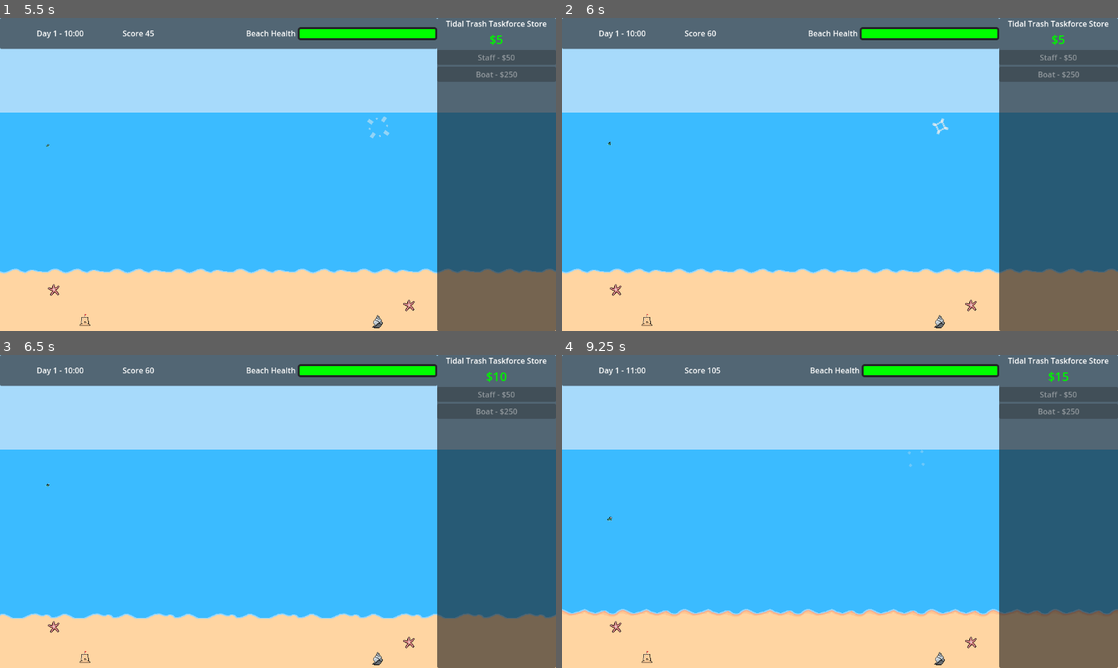
Above: before the commit, frames 1-4 (two rows, left to right).
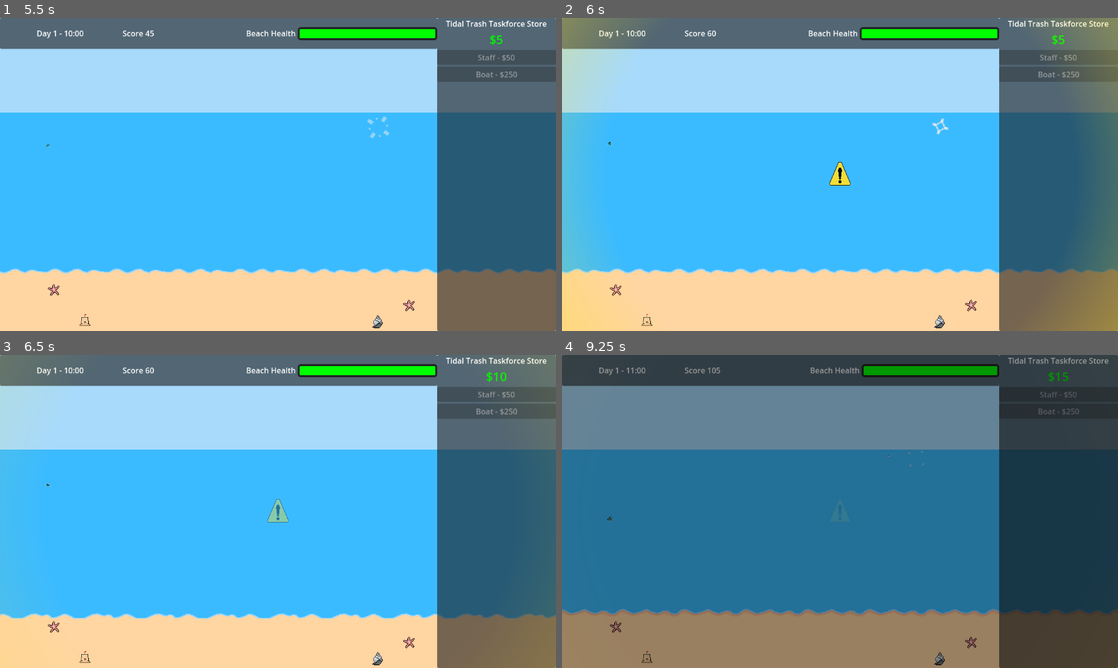
Above: after the commit, the same moments.

Repository: BlazingNeutron/calmbeforestorm
Game: Godot game, scene res://scenes/menu.tscn
Two runs of this game, one before a commit and one after it. Both use one fixed random seed, a clock stepped at 60 frames per second and the inputs below. Sound files missing from this copy of the repository are replaced by a short silence.
Inputs (mouse positions are in pixels of both pictures, inside the frame that each line leads up to):
- Up to frame 1 (5.5 s): click "Start" at 0.5 s; move the mouse to (417, 124) at 1.27 s; click (417, 124) at 1.35 s; move the mouse to (166, 190) at 2.02 s; click (166, 190) at 2.1 s; move the mouse to (333, 105) at 2.77 s; click (333, 105) at 2.85 s; tap Enter at 3.5 s; move the mouse to (250, 237) at 3.52 s; click (250, 237) at 3.6 s; move the mouse to (444, 221) at 4.27 s; click (444, 221) at 4.35 s; tap Space at 5 s; move the mouse to (378, 124) at 5.02 s; click (378, 124) at 5.1 s
- Up to frame 2 (6 s): move the mouse to (867, 174) at 5.77 s; click (867, 174) at 5.85 s
- Up to frame 3 (6.5 s): no input
- Up to frame 4 (9.25 s): move the mouse to (756, 433) at 6.52 s; click (756, 433) at 6.6 s; move the mouse to (828, 464) at 7.27 s; click (828, 464) at 7.35 s; move the mouse to (728, 527) at 8.02 s; click (728, 527) at 8.1 s; move the mouse to (917, 455) at 8.77 s; click (917, 455) at 8.85 s

Frame 1 is identical in both runs. In frame 2, 7.6% of the frame differs, in the area x 0-100%, y 0-100%; in frame 3, 0.2%; in frame 4, 100%.

Commit message:
bug fixes

Diff:
--- a/scenes/game.tscn
+++ b/scenes/game.tscn
@@ -71,6 +71,7 @@
 [node name="StormDuration" type="Timer" parent="."]
 process_mode = 1
 wait_time = 30.0
+one_shot = true
 
 [node name="BeachBorder" type="Area2D" parent="."]
 collision_layer = 2
--- a/scenes/storm.tscn
+++ b/scenes/storm.tscn
@@ -19,6 +19,7 @@
 
 [node name="PauseBetweenLightning" type="Timer" parent="."]
 wait_time = 6.0
+one_shot = true
 
 [node name="StormDimming" type="ColorRect" parent="."]
 visible = false
--- a/scenes/storm_warning.tscn
+++ b/scenes/storm_warning.tscn
@@ -46,5 +46,6 @@
 
 [node name="StormWarningSound" type="AudioStreamPlayer" parent="."]
 stream = ExtResource("3_vmc28")
+bus = &"SFX"
 
 [connection signal="finished" from="StormWarningSound" to="." method="_on_storm_warning_sound_finished"]
--- a/scripts/game.gd
+++ b/scripts/game.gd
@@ -7,6 +7,7 @@
 
 @onready var next_storm_timer: Timer = %NextStormTimer
 @onready var storm_duration: Timer = $StormDuration
+@onready var time_of_day_timer: Timer = $TimeOfDayTimer
 
 @export var time_increment : int = 15
 
@@ -18,12 +19,14 @@
 func _ready() -> void:
 	rng.randomize()
 	GameManager.game_start()
+	GameManager.game_over.connect(_on_game_over)
 	clear_weather.connect(GameManager._on_storm_over)
 	time_update.connect(GameManager._on_time_update)
 	time_to_next_storm = rng.randi_range(GameManager.min_time_to_next_storm, GameManager.max_time_to_next_storm)
 	next_storm_timer.wait_time = time_to_next_storm
 	storm_duration.wait_time = GameManager.storm_duration_time
 	next_storm_timer.start()
+	time_of_day_timer.start()
 
 func _on_storm_timer_timeout() -> void:
 	#print("Storm warning timer")
@@ -63,3 +66,6 @@
 	#print("settings visibility changed")
 	if not $hud/Settings.visible:
 		get_tree().paused = false
+
+func _on_game_over() -> void:
+	time_of_day_timer.stop()
--- a/scripts/game_manager.gd
+++ b/scripts/game_manager.gd
@@ -13,9 +13,9 @@
 	"staff" : { "cost": 50, "scene": preload("res://scenes/picker_uppers/staff.tscn") },
 	"boat" : { "cost": 250, "scene": preload("res://scenes/picker_uppers/boat.tscn") }
 }
-@export var max_time_to_next_storm : int = 45
-@export var min_time_to_next_storm : int = 20
-@export var storm_duration_time : int = 30
+@export var max_time_to_next_storm : int = 5
+@export var min_time_to_next_storm : int = 5
+@export var storm_duration_time : int = 1
 @export var spawn_rate : float = 2
 @export var storm_spawn_rate : float = 0.4
 @export var trash_credits : int = 5
@@ -23,13 +23,10 @@
 var money : int = 0
 var transgressions : int = 10
 var score : int = 0
+var is_game_over : bool = false
 
 func _ready() -> void:
-	money = starting_money
-	_on_money_changed.emit(money)
-	transgressions = max_transgressions
-	score = 0
-	transgression_changed.emit()
+	game_start()
 
 func credit_account() -> void:
 	money += GameManager.trash_credits
@@ -50,17 +47,26 @@
 	if transgressions <= 0:
 		transgressions = 0
 		score += money
+		is_game_over = true
 		game_over.emit()
 	transgression_changed.emit()
 
 func game_start() -> void:
-	_ready()
+	money = starting_money
+	_on_money_changed.emit(money)
+	transgressions = max_transgressions
+	score = 0
+	transgression_changed.emit()
+	is_game_over = false
 
 func _on_time_update(_time_value : int, time_increment : int):
-	score += time_increment
+	if not is_game_over:
+		score += time_increment
 
 func _on_storm_over():
 	spawn_rate = spawn_rate/2
 	storm_spawn_rate = storm_spawn_rate/2
-	max_time_to_next_storm -= 2
-	min_time_to_next_storm -= 2
+	if max_time_to_next_storm > 2:
+		max_time_to_next_storm -= 2
+	if min_time_to_next_storm > 2:
+		min_time_to_next_storm -= 2
Binary file added: assets/studio.aseprite
